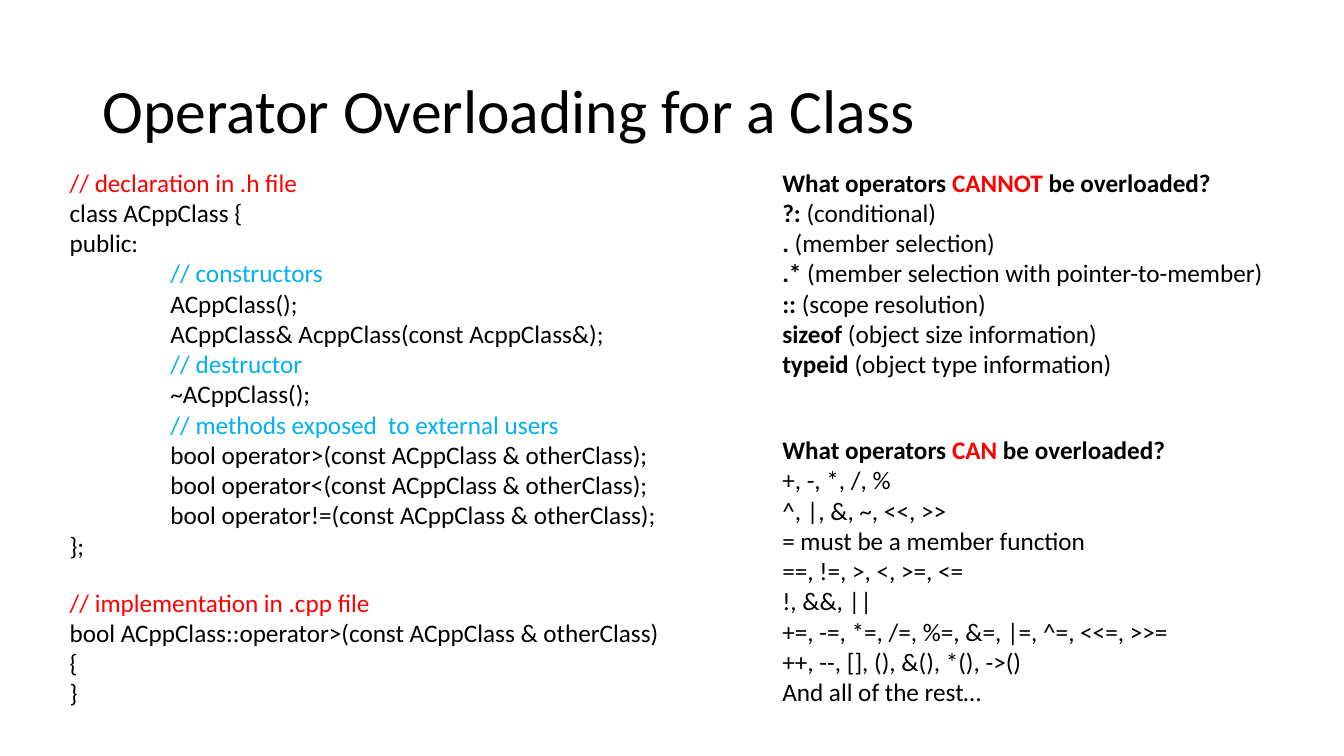
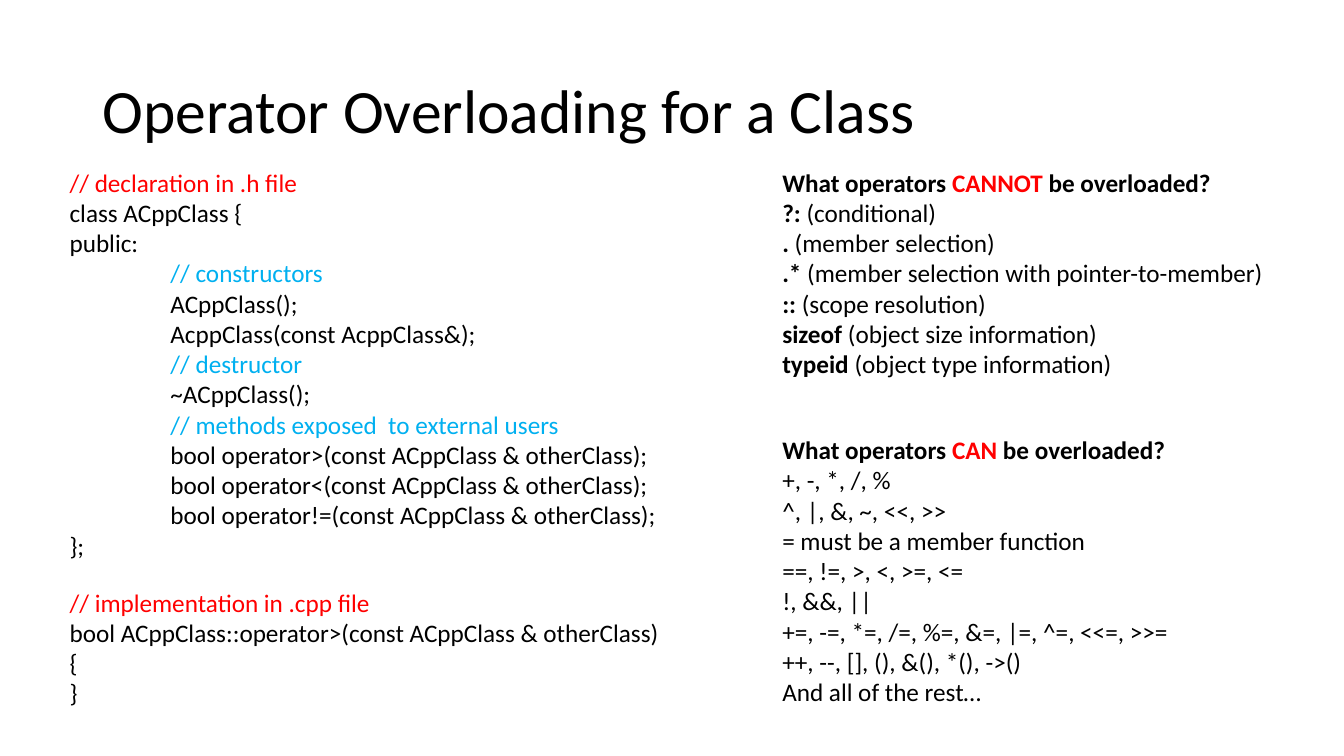
Before and after one commit to myuwbclasses/CSSSKL-342, a slide deck: slide 8 of Slides/Lab3-slides.pptx. Drawn at 1344x756 pixels with LibreOffice and Linux fonts; fonts in the diff are those of the drawing. Boxes give left, top, right and bottom in pixels: in the first picture for what was removed or moved away, otherwise in the second. Text is boxed around its words. In the diff, an @@ line names an element or a change of style, - is before the commit and + after.

Commit message:
Typo in constructors

```diff
--- a/Slides/Lab3-slides.pptx
+++ b/Slides/Lab3-slides.pptx
@@ text at <box>170,324,475,347</box>: text changed @@
-ACppClass& AcppClass(const AcppClass&);
+AcppClass(const AcppClass&);
```
Also in this commit, not shown: 1 other slide changed.
